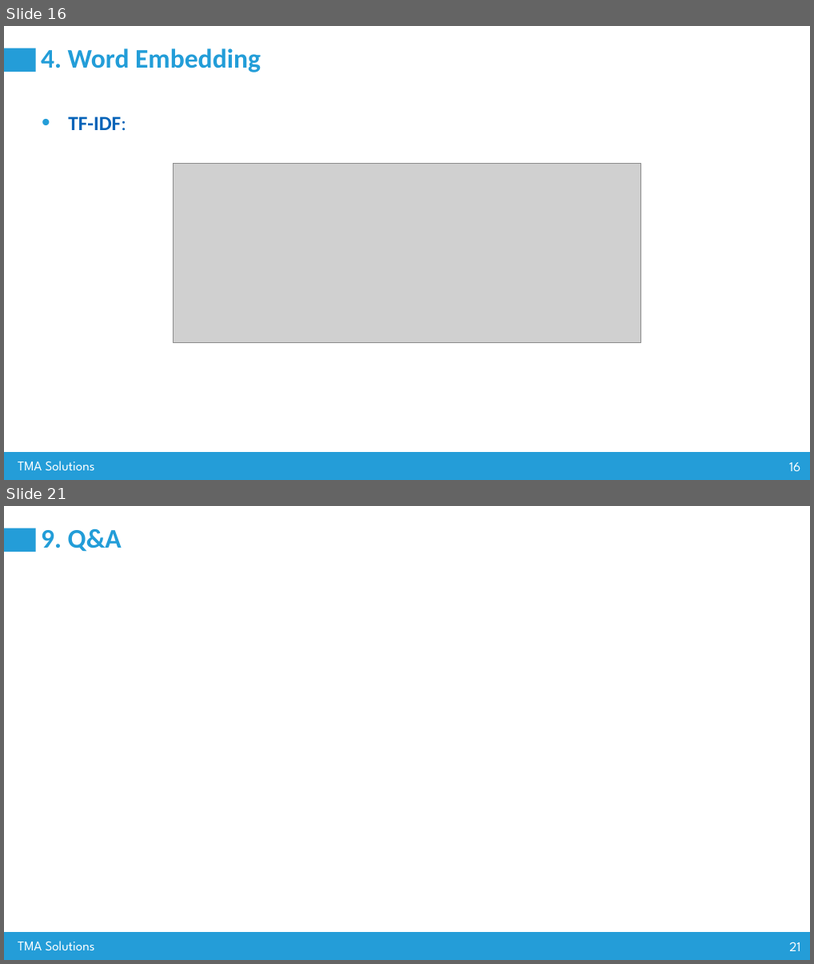
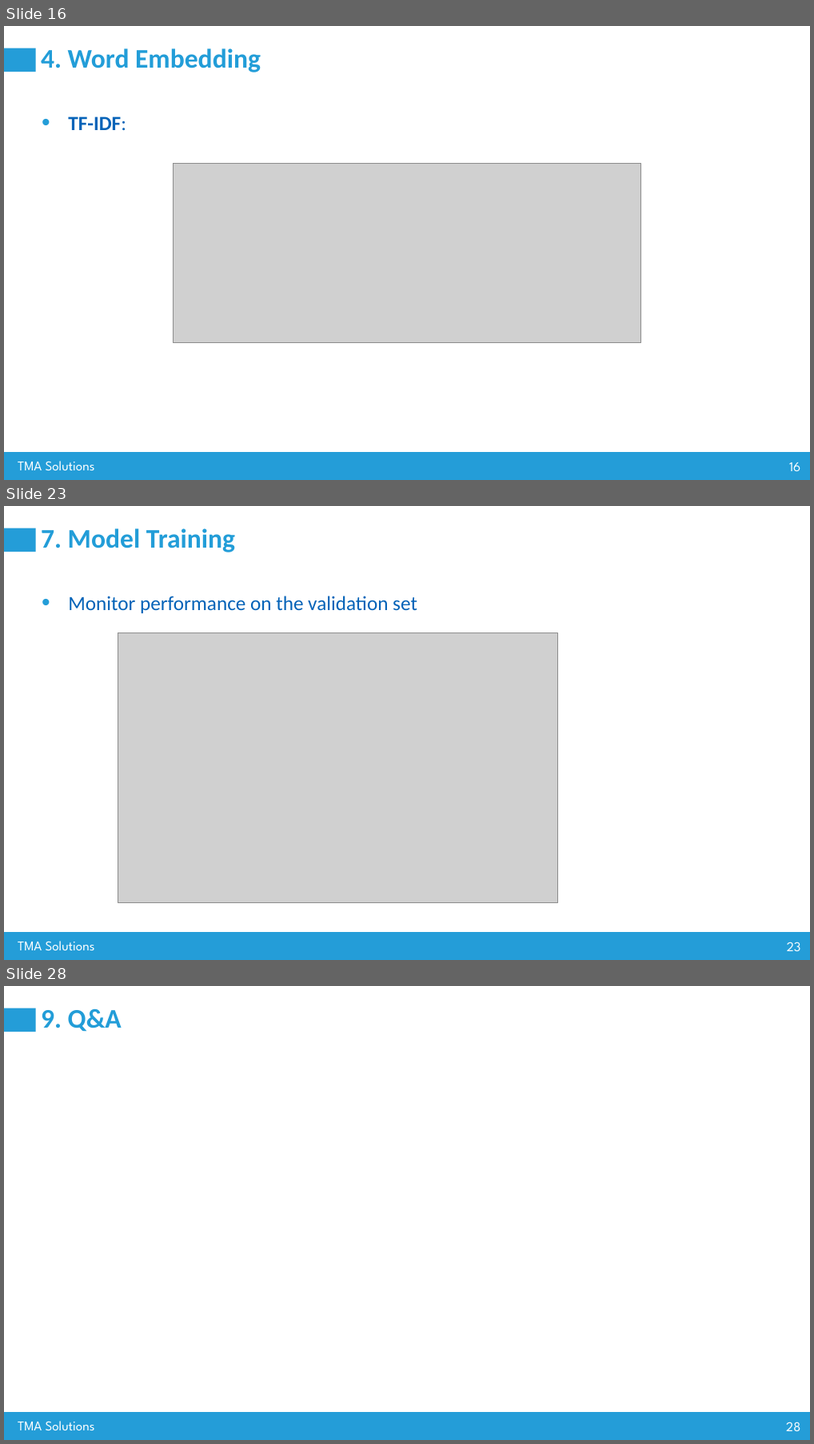
Before and after one commit to nguyenvanhuy0612/DL-1, a slide deck: Workshop-3_AI Advance Training_Group 80.pptx. Shown one above the other, each under a label of ours: slides 16 and 21 before the commit, slides 16, 23 and 28 after it; the slides between them are not shown. The pictures are 814x964 and 814x1444 pixels, drawn with LibreOffice and Linux fonts; fonts in the diff are those of the drawing; grey boxes stand for pictures. Boxes give left, top, right and bottom in pixels: in the first picture for what was removed or moved away, otherwise in the second. Text is boxed around its words. In the diff, an @@ line names an element or a change of style, - is before the commit and + after.

```diff
--- a/Workshop-3_AI Advance Training_Group 80.pptx
+++ b/Workshop-3_AI Advance Training_Group 80.pptx
@@ slide 23 added at bbox=[4, 506, 810, 960], background #FFFFFF; not listed: 4 template elements that a slide beside it also shows @@
@@ title added at bbox=[41, 528, 235, 552], 32 pt, text #229DD8, bold @@
+7. Model Training
@@ text added at bbox=[68, 596, 418, 613], 24 pt, text #0563B8 @@
+• Monitor performance on the validation set
@@ picture added at bbox=[118, 632, 558, 902] @@
@@ what was slide 21 is now slide 28 @@
@@ page number at bbox=[786, 1421, 801, 1431]: text changed @@
-21
+28
```
Also in this commit, not shown: 4 slides changed, 6 other slides added, 14 other files.
